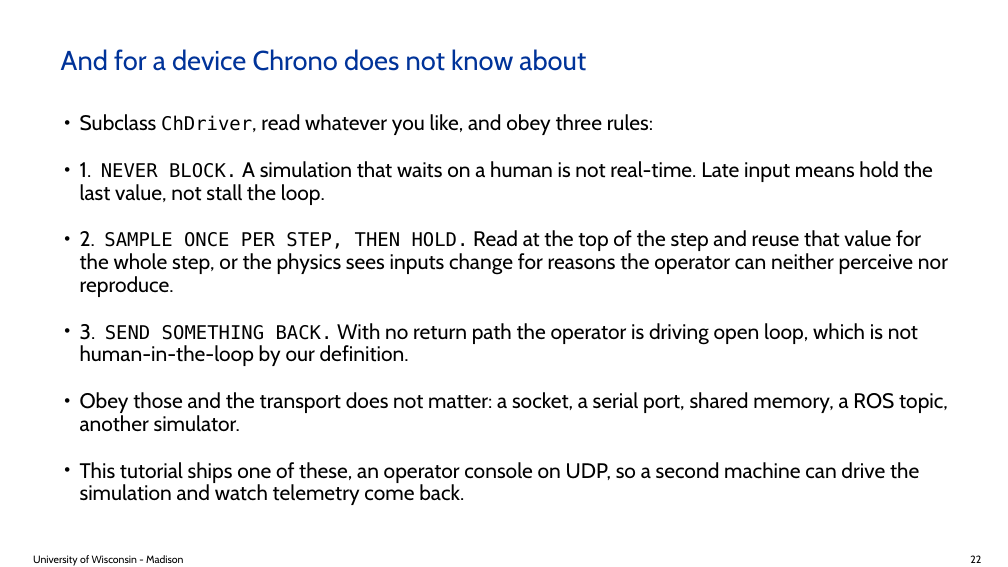
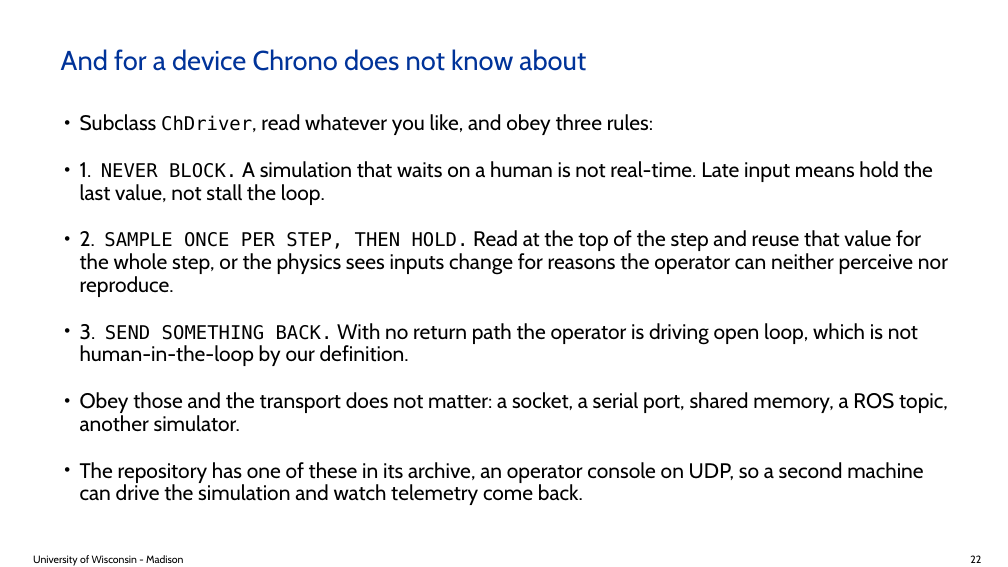
Before and after one commit to ksha23/chrono-hil-tutorial, a slide deck: slide 22 of tutorial_HIL_driver.pptx. Drawn at 1008x567 pixels with LibreOffice and Linux fonts; fonts in the diff are those of the drawing; background and template pictures are left out. Boxes give left, top, right and bottom in pixels: in the first picture for what was removed or moved away, otherwise in the second. Text is boxed around its words. In the diff, an @@ line names an element or a change of style, - is before the commit and + after.

```diff
--- a/tutorial_HIL_driver.pptx
+++ b/tutorial_HIL_driver.pptx
@@ text at bbox=[80, 462, 923, 505]: text changed @@
-• This tutorial ships one of these, an operator console on UDP, so a second machine can drive the simulation and watch telemetry come back.
+• The repository has one of these in its archive, an operator console on UDP, so a second machine can drive the simulation and watch telemetry come back.
```
Also in this commit, not shown: 23 other slides changed, 5 other files.
